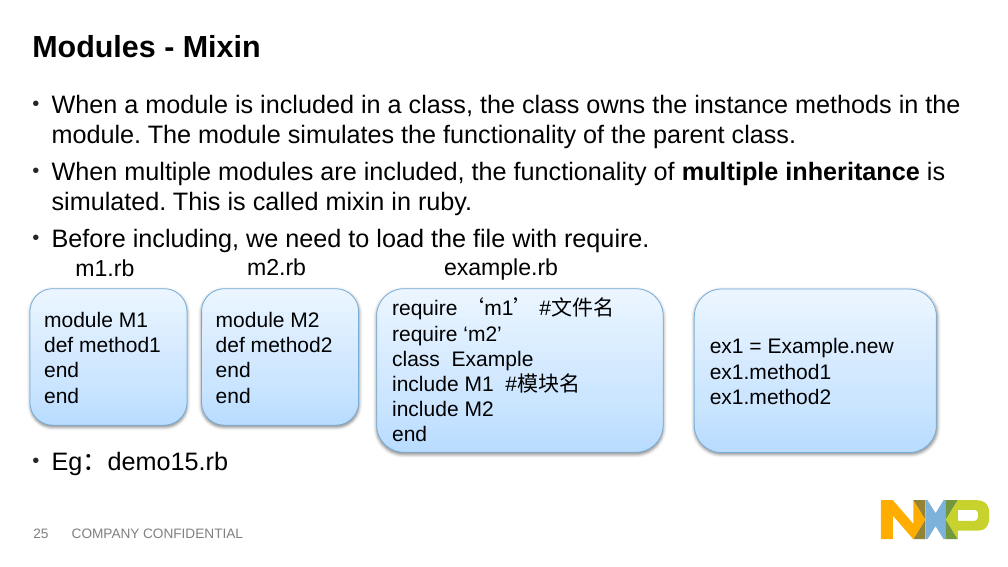
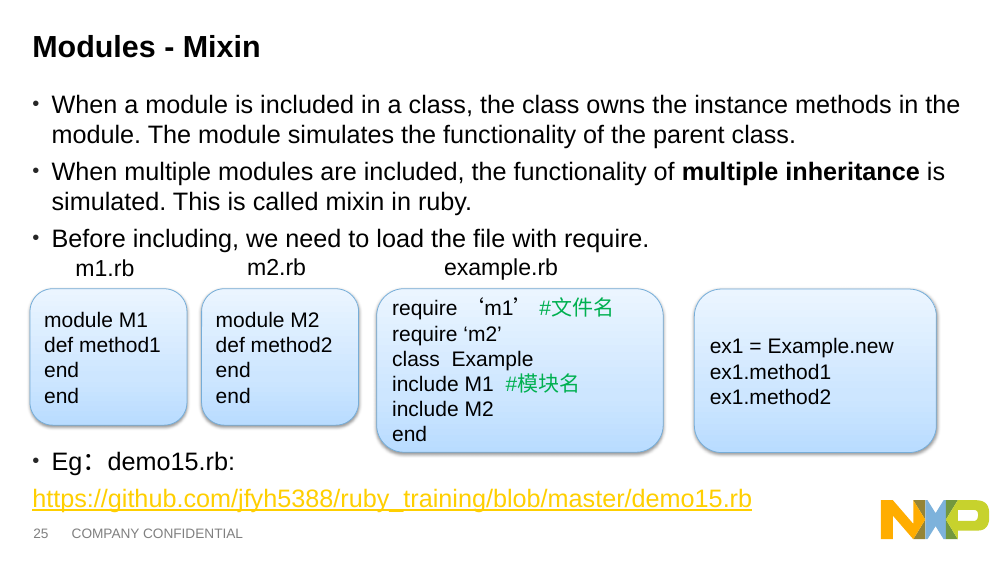
Before and after one commit to jfyh5388/ruby_training, a slide deck: slide 25 of Ruby basic training_eng V1.1.pptx. Drawn at 1008x567 pixels with LibreOffice and Linux fonts; fonts in the diff are those of the drawing. Boxes give left, top, right and bottom in pixels: in the first picture for what was removed or moved away, otherwise in the second. Text is boxed around its words. In the diff, an @@ line names an element or a change of style, - is before the commit and + after.

```diff
--- a/Ruby basic training_eng V1.1.pptx
+++ b/Ruby basic training_eng V1.1.pptx
@@ text in rounded rectangle at bbox=[392, 297, 614, 393]: text colour #000000 to #00B050 in "#文件名", "#模块名" @@
@@ text at bbox=[32, 451, 752, 512]: text changed; text colour #000000 to #FFCF00 @@
-• Eg：demo15.rb
+• Eg：demo15.rb:
+https://github.com/jfyh5388/ruby_training/blob/master/demo15.rb
```
Also in this commit, not shown: 16 other slides changed.
